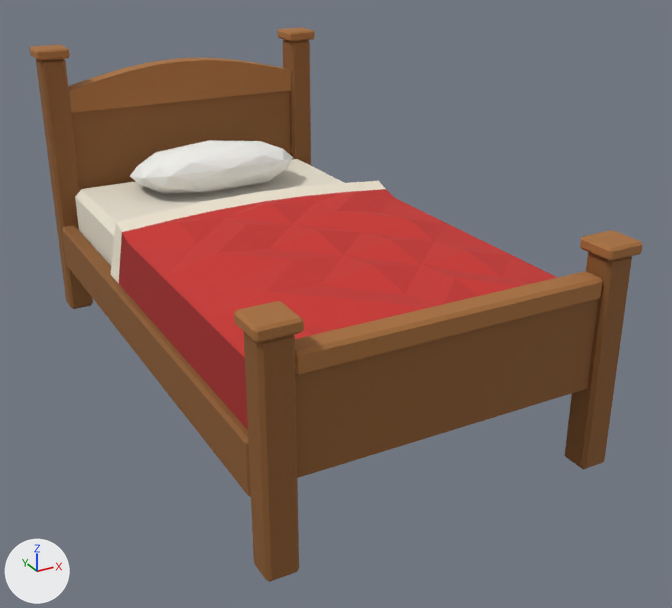
One commit to the FBX model art_source/unity/environments/v030_props/Prop_Bed.fbx: the scene before it, then after it.
Camera for both pictures: a 50 mm lens placed at (-1.39, -2.88, 1.68), pointed at (0.1, -0.18, 0.32). Every picture has the same lights, and +X, +Y and +Z are marked at lower left. The older version comes first.

Names of what the first picture shows: 'Prop_Bed'.
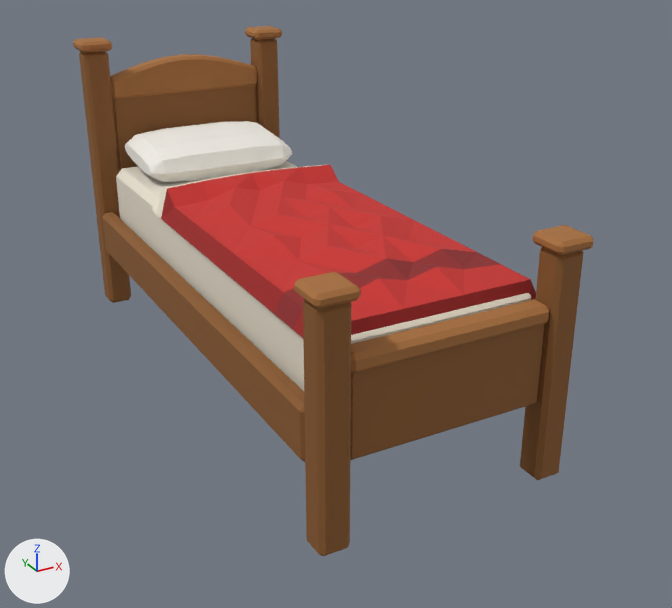
Pixel boxes [x1, y1, x2, y2] of what changed, in the pictures (672 x 608 px; the box of a moved part takes in the faces that stretch with it):
'Prop_Bed', reshaped (15% narrower): before [30, 27, 642, 582]; after [73, 26, 594, 556]
part 1 of me_prop_bed, moved or reshaped: before [36, 59, 93, 309]; after [79, 51, 131, 303]
part 2 of me_prop_bed, moved or reshaped: before [30, 44, 70, 61]; after [73, 37, 112, 53]
part 3 of me_prop_bed, moved or reshaped: before [244, 332, 299, 582]; after [303, 299, 352, 556]
part 4 of me_prop_bed, moved or reshaped: before [234, 301, 304, 343]; after [294, 272, 361, 309]
part 5 of me_prop_bed, moved or reshaped: before [62, 225, 251, 497]; after [102, 212, 305, 462]
part 6 of me_prop_bed, moved or reshaped: before [283, 40, 311, 165]; after [250, 38, 280, 138]
part 7 of me_prop_bed, moved or reshaped: before [277, 27, 315, 41]; after [245, 26, 282, 40]
part 8 of me_prop_bed, moved or reshaped: before [565, 252, 632, 469]; after [520, 247, 584, 480]
part 9 of me_prop_bed, moved or reshaped: before [580, 230, 642, 261]; after [533, 225, 594, 255]
part 10 of me_prop_bed, moved or reshaped (not visible afterwards): before [75, 159, 344, 265]
part 11 of me_prop_bed, moved or reshaped: before [295, 271, 602, 376]; after [351, 299, 549, 374]
part 12 of me_prop_bed, added: after [116, 161, 531, 391]
part 13 of me_prop_bed, rebuilt: before [111, 181, 558, 430]; after [152, 165, 536, 338]
part 14 of me_prop_bed, rebuilt (13% taller): before [130, 140, 293, 194]; after [125, 121, 292, 182]
part 15 of me_prop_bed, rebuilt (34% narrower, 19% shorter): before [68, 57, 291, 113]; after [110, 54, 257, 99]
part 16 of me_prop_bed, rebuilt: before [71, 90, 291, 190]; after [112, 85, 257, 172]
part 17 of me_prop_bed, rebuilt (36% narrower, 23% shorter): before [295, 300, 598, 478]; after [350, 324, 544, 460]

Edits to the bpy script that builds the scene:
```text
Change me_prop_bed:
    remove me_prop_bed.from_pydata(...)  # 475 vertices, 844 faces; spans x -0.62..0.62, y -1.09..1.09, z 0.0..1.12
    add me_prop_bed.from_pydata(...)  # 580 vertices, 1052 faces; spans x -0.44..0.44, y -1.07..1.07, z 0.0..1.14
    me_prop_bed part 1: the loose piece of 24 vertices spanning x -0.6..-0.5, y 0.97..1.07, z 0.0..1.08 is moved by (0.17, -0.02, 0.01)
    me_prop_bed part 2: the loose piece of 24 vertices spanning x -0.62..-0.49, y 0.95..1.09, z 1.08..1.12 is moved by (0.17, -0.02, 0.02)
    me_prop_bed part 3: the loose piece of 24 vertices spanning x -0.6..-0.5, y -1.07..-0.97, z 0.0..0.72 is scaled about its middle by (0.958, 0.958, 1.05), then moved by (0.17, 0.02, 0.02)
    me_prop_bed part 4: the loose piece of 24 vertices spanning x -0.62..-0.49, y -1.09..-0.95, z 0.72..0.76 is moved by (0.17, 0.02, 0.04)
    me_prop_bed part 5: the loose piece of 24 vertices spanning x -0.6..-0.54, y -0.97..0.97, z 0.21..0.39 is scaled about its middle by (0.882, 0.976, 0.962), then moved by (0.17, 0.0, 0.04)
    me_prop_bed part 6: the loose piece of 24 vertices spanning x 0.5..0.6, y 0.97..1.07, z 0.0..1.08 is moved by (-0.17, -0.02, 0.01)
    me_prop_bed part 7: the loose piece of 24 vertices spanning x 0.49..0.62, y 0.95..1.09, z 1.08..1.12 is moved by (-0.17, -0.02, 0.02)
    me_prop_bed part 8: the loose piece of 24 vertices spanning x 0.5..0.6, y -1.07..-0.97, z 0.0..0.72 is scaled about its middle by (0.958, 0.958, 1.05), then moved by (-0.17, 0.02, 0.02)
    me_prop_bed part 9: the loose piece of 24 vertices spanning x 0.49..0.62, y -1.09..-0.95, z 0.72..0.76 is moved by (-0.17, 0.02, 0.04)
    me_prop_bed part 10: the loose piece of 24 vertices spanning x -0.54..0.54, y -0.96..0.96, z 0.33..0.55 is scaled about its middle by (0.625, 0.0287, 0.248), then moved by (0.0, 1.0, 0.03), in mat_prop_bed_woodlight (brown #a86f3a)
    me_prop_bed part 11: the loose piece of 24 vertices spanning x -0.5..0.5, y -1.06..-0.98, z 0.59..0.66 is scaled about its middle by (0.65, 0.912, 0.727), then moved by (0.0, 0.02, -0.06)
    me_prop_bed part 12: the loose piece of 24 vertices spanning x -0.54..0.54, y -0.96..0.96, z 0.33..0.55 is copied, and the copy is scaled about its middle by (0.66, 0.979, 1.38), then moved by (0.0, 0.0, 0.03); it spans x -0.36..0.36, y -0.94..0.94, z 0.33..0.62
    me_prop_bed part 13: the loose piece of 99 vertices spanning x -0.58..0.58, y -0.99..0.32, z 0.4..0.63 is rebuilt with 108 vertices and now spans x -0.37..0.37, y -0.96..0.41, z 0.48..0.7
    me_prop_bed part 14: the loose piece of 42 vertices spanning x -0.33..0.33, y 0.52..0.92, z 0.52..0.74 is rebuilt with 60 vertices and now spans x -0.31..0.31, y 0.56..0.95, z 0.61..0.78
    me_prop_bed part 15: the loose piece of 22 vertices spanning x -0.5..0.5, y 0.98..1.06, z 0.86..1.03 is rebuilt with 52 vertices and now spans x -0.33..0.33, y 0.96..1.04, z 0.9..1.05
    me_prop_bed part 16: the loose piece of 8 vertices spanning x -0.5..0.5, y 1.0..1.04, z 0.41..0.87 is rebuilt with 24 vertices and now spans x -0.33..0.33, y 0.98..1.02, z 0.44..0.94
    me_prop_bed part 17: the loose piece of 8 vertices spanning x -0.5..0.5, y -1.04..-1.0, z 0.29..0.59 is rebuilt with 24 vertices and now spans x -0.33..0.33, y -1.02..-0.98, z 0.27..0.57
    other edits to the shape of me_prop_bed do not show in these pictures
    add me_prop_bed.materials.append(mat_prop_bed_quiltband)  # red #8e2a2a
```
